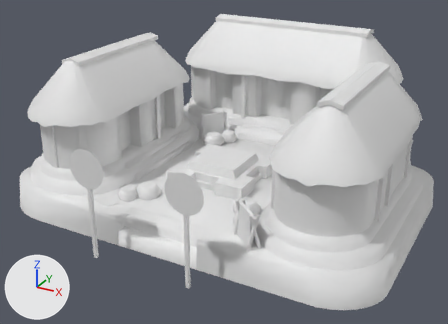
What one commit did to the COLLADA model art/meshes/structural/maya_protoclassic/cc_menor_1.dae.
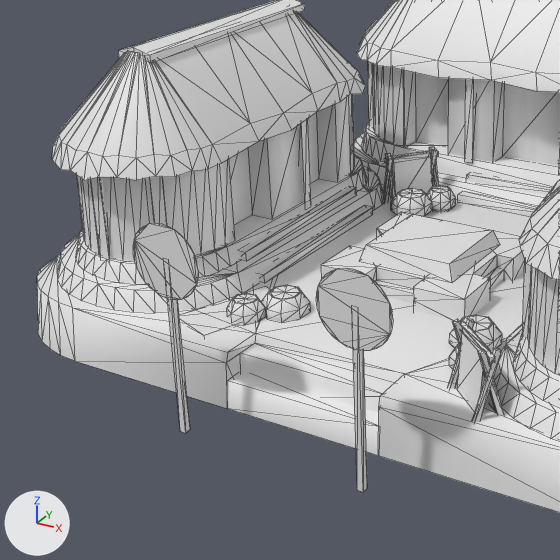
Each version appears first whole from a 50 mm camera at (18.1, -32.9, 18.3) aimed at (-0.5, 1.0, 1.3), and next in a close-up on the part from 0% to 65% of the width and 10% to 100% of the height. The axes (+X, +Y, +Z) are drawn at lower left. The lights are the same throughout. The close-ups show mesh edges as thin lines. Materials are left out; every surface is plain grey. Where no turn or scale is listed for an object, it has been applied to the vertices.

Script lines for the objects in view, before the commit:
```python
me_cubo_339 = bpy.data.meshes.new('Cubo.339')
me_cubo_339.from_pydata(...)  # 2078 vertices, 2847 faces; spans x -12.5..12.6, y -9.7..15.1, z -1.5..8.9
me_cubo_339.materials.append(mat_texturas_mayas__finalizadas_005)
ob_cc_nm_1 = bpy.data.objects.new('cc_nm_1', me_cubo_339)
ob_cc_nm_1.location = (0.0, 0.0, 0.32)
```
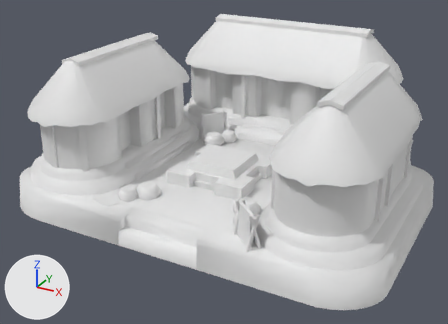
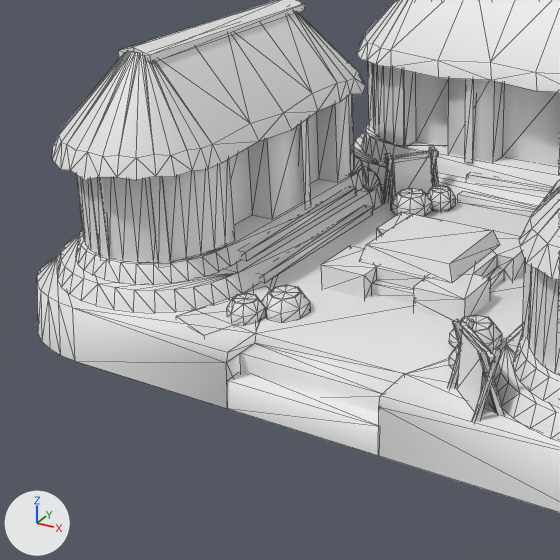
Where the change shows, as pixel boxes [x1, y1, x2, y2] in the close-ups (560 x 560 px):
part 1 of me_cubo_339, deleted
    before: [133, 223, 198, 300]
part 2 of me_cubo_339, deleted
    before: [316, 268, 393, 351]
part 3 of me_cubo_339, deleted
    before: [353, 349, 367, 492]
part 4 of me_cubo_339, deleted
    before: [167, 299, 190, 433]

Edits to the bpy script that builds the scene:
```text
Change me_cubo_339:
    where me_cubo_339.from_pydata(...)  # 2078 vertices, 2847 faces; spans x -12.5..12.6, y -9.7..15.1, z -1.5..8.9
    used by ob_cc_nm_1; location = (0.0, 0.0, 0.32)
    me_cubo_339 part 1: the loose piece of 32 vertices spanning x -4.3..-2.0, y -9.7, z 3.0..5.3 is deleted
    me_cubo_339 part 2: the loose piece of 32 vertices spanning x 1.9..4.3, y -9.7, z 3.0..5.3 is deleted
    me_cubo_339 part 3: the loose piece of 8 vertices spanning x 3.0..3.2, y -9.7..-9.5, z -1.5..4.2 is deleted
    me_cubo_339 part 4: the loose piece of 8 vertices spanning x -3.2..-3.0, y -9.7..-9.5, z -1.5..4.2 is deleted
```
